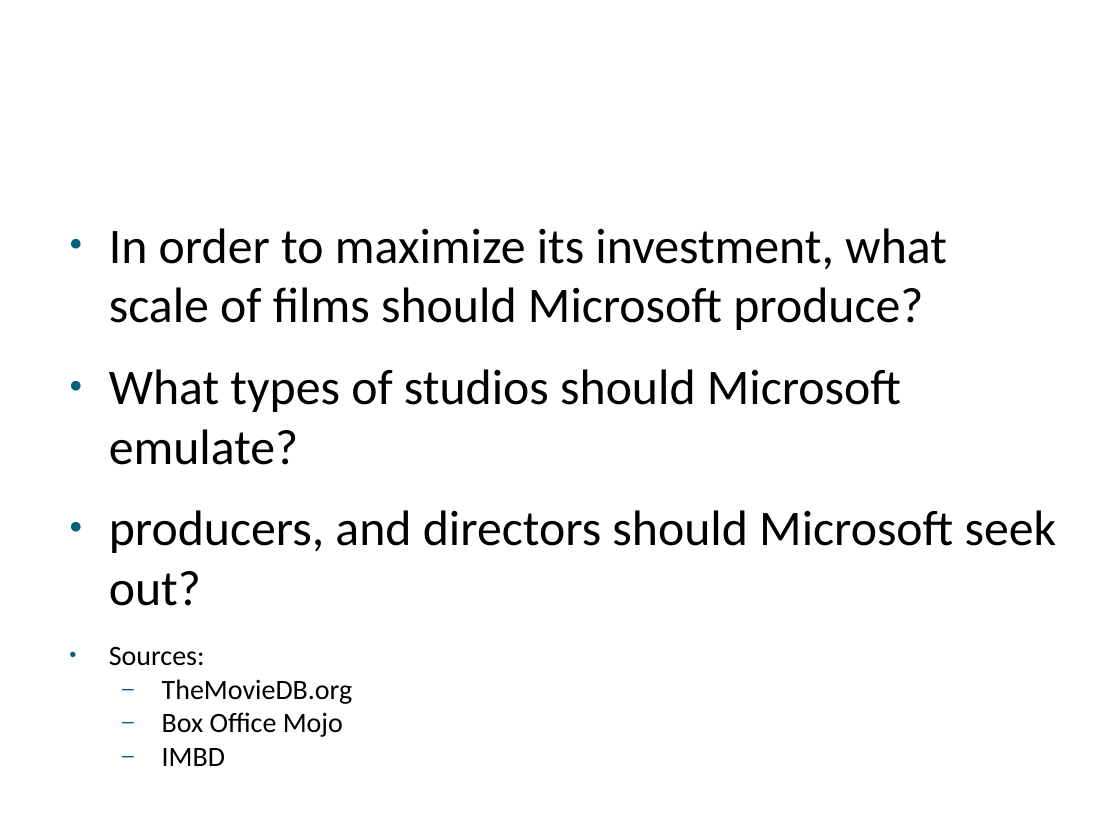
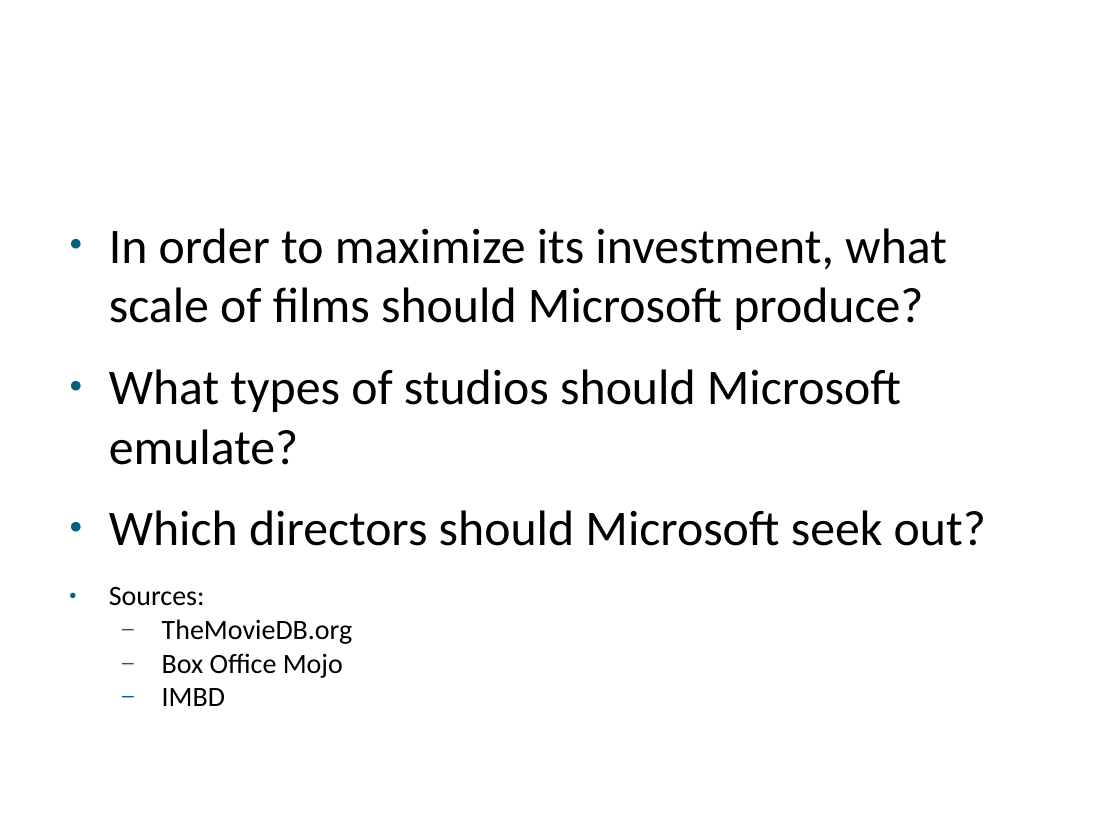
Before and after one commit to khayes847/mod-1-project, a slide deck: slide 2 of Microsoft Studios3.pptx. Drawn at 1120x840 pixels with LibreOffice and Linux fonts; fonts in the diff are those of the drawing; background and template pictures are left out. Boxes give left, top, right and bottom in pixels: in the first picture for what was removed or moved away, otherwise in the second. Text is boxed around its words. In the diff, an @@ line names an element or a change of style, - is before the commit and + after.

```diff
--- a/Microsoft Studios3.pptx
+++ b/Microsoft Studios3.pptx
@@ text at [109,510,986,546]: text changed @@
-● producers, and directors should Microsoft seek out?
+● Which directors should Microsoft seek out?
```
Also in this commit, not shown: 1 other slide changed, 1 slide added.
